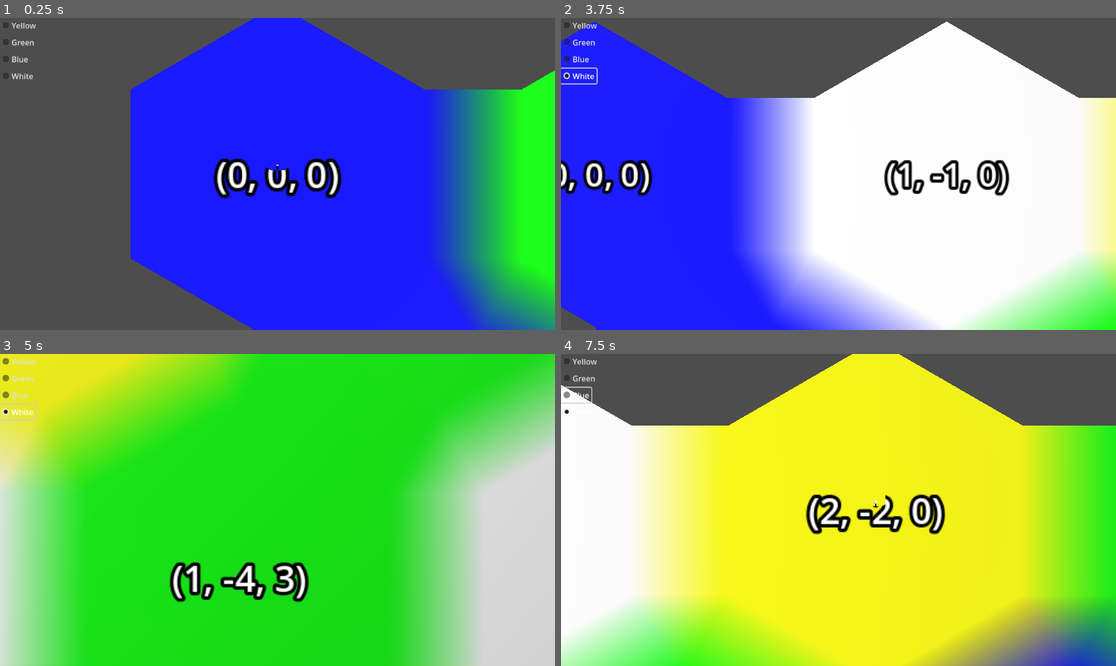
Above: before the commit, frames 1-4 (two rows, left to right).
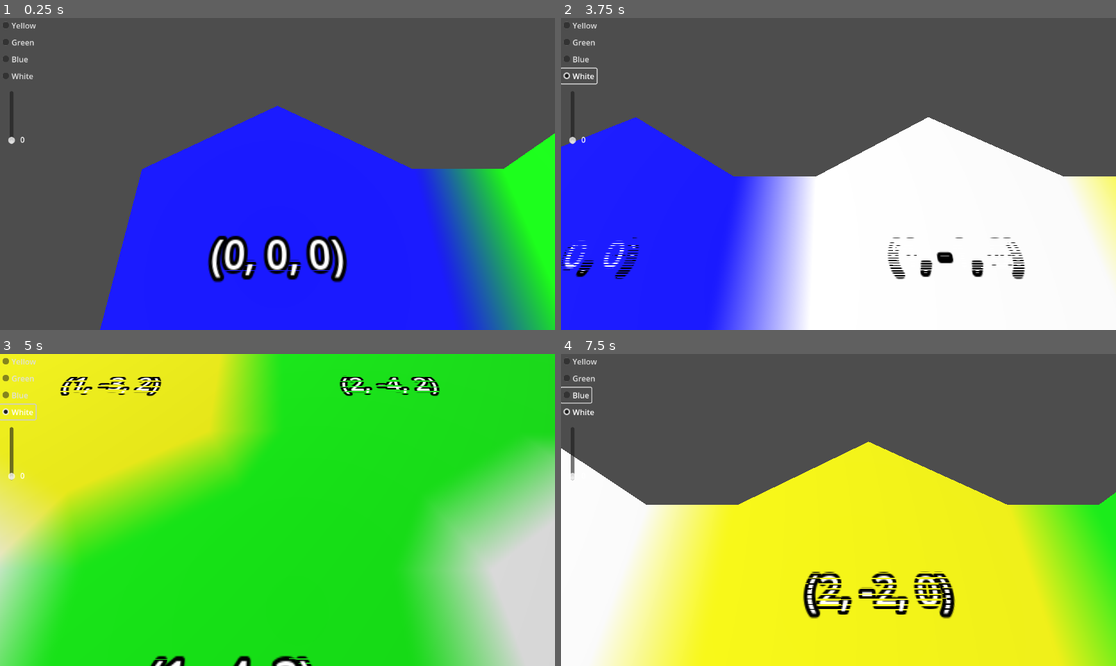
Above: after the commit, the same moments.

Repository: davepruitt/hex_map_godot
Game: Godot game, scene res://main.tscn
Same seed, same stepped clock (60 frames per second), same inputs: the game is played once before the commit and once after it.
Inputs (mouse positions are in pixels of both pictures, inside the frame that each line leads up to):
- Up to frame 1 (0.25 s): no input
- Up to frame 2 (3.75 s): click "Yellow" at 0.5 s; click "Green" at 1.25 s; click "Blue" at 2 s; click "White" at 2.75 s; tap Enter at 3.5 s; move the mouse to (960, 158) at 3.52 s; hold Right (ui_right) from 3.53 s (still down); tap Z at 3.6 s; click (960, 158) at 3.67 s
- Up to frame 3 (5 s): move the mouse to (166, 525) at 4.27 s; release Right (ui_right) at 4.28 s; hold Down (ui_down) from 4.28 s (still down); tap X at 4.35 s
- Up to frame 4 (7.5 s): move the mouse to (894, 441) at 5.02 s; release Down (ui_down) at 5.03 s; hold Right (ui_right) 5.03-5.78 s; tap Z at 5.1, 6.6 s; move the mouse to (810, 572) at 5.77 s; hold Up (ui_up) 5.78-6.53 s; tap X at 5.85, 7.35 s; click (810, 572) at 5.92 s; move the mouse to (1005, 556) at 6.52 s; hold Left (ui_left) from 6.53 s (still down); move the mouse to (672, 463) at 7.27 s

The runs differ from the first frame. In frame 1, 33% of the frame differs, in the area x 1-100%, y 0-100%; in frame 2, 42%; in frame 3, 44%; in frame 4, 46%, in the area x 0-100%, y 0-100%.

Commit message:
Added the ability to change elevation of cells using a slider in the UI. Feature parity through section 1.3 of tutorial 3.

Diff:
--- a/hex_project_godot/hex_cell.gd
+++ b/hex_project_godot/hex_cell.gd
@@ -25,8 +25,21 @@
 ## This is an array of all neighbors of this hex cell
 var hex_neighbors: Array[HexCell] = [null, null, null, null, null, null]
 
+var elevation: int:
+	get:
+		return _elevation
+	set(value):
+		_elevation = value
+		var pos: Vector3 = self.position
+		pos.y = _elevation # * HexMetrics.ELEVATION_STEP
+		self.position = pos
+
+#endregion
+
+#region Private data members
+
 ## This is the elevation of the hex cell
-var elevation: int = 0
+var _elevation: int = 0
 
 #endregion
 
--- a/hex_project_godot/main.gd
+++ b/hex_project_godot/main.gd
@@ -16,6 +16,7 @@
 var camera_speed: float = 0.1
 
 var active_color: Color = Color.WHITE
+var active_elevation: int = 0
 
 #endregion
 
@@ -23,6 +24,8 @@
 
 @onready var scene_camera := $Camera3D
 @onready var hex_grid := $HexGrid
+
+@onready var elevation_label := $CanvasLayer/ElevationLabel
 
 #endregion
 
@@ -82,12 +85,18 @@
 func _on_check_box_color_white_pressed() -> void:
 	active_color = color_4
 
+
+func _on_elevation_slider_value_changed(value: float) -> void:
+	active_elevation = int(value)
+	elevation_label.text = str(active_elevation)
+
 #endregion
 
 #region Private methods
 
 func _edit_cell (cell: HexCell):
 	cell.hex_color = active_color
+	cell.elevation = active_elevation
 	hex_grid.refresh()
 
 #endregion
--- a/hex_project_godot/main.tscn
+++ b/hex_project_godot/main.tscn
@@ -10,7 +10,7 @@
 script = ExtResource("1_ipy05")
 
 [node name="Camera3D" type="Camera3D" parent="."]
-transform = Transform3D(1, 0, 0, 0, -4.37114e-08, 1, 0, -1, -4.37114e-08, 0, 0.9, 0)
+transform = Transform3D(1, 0, 0, 0, 0.362275, 0.932071, 0, -0.932071, 0.362275, 0, 0.9, 0)
 
 [node name="OmniLight3D" type="OmniLight3D" parent="."]
 transform = Transform3D(1, 0, 0, 0, 1, 0, 0, 0, 1, 0, 10, 0)
@@ -45,7 +45,21 @@
 button_group = SubResource("ButtonGroup_jp0eq")
 text = "White"
 
+[node name="ElevationSlider" type="VSlider" parent="CanvasLayer"]
+offset_left = 10.0
+offset_top = 152.0
+offset_right = 38.0
+offset_bottom = 262.0
+
+[node name="ElevationLabel" type="Label" parent="CanvasLayer"]
+offset_left = 42.0
+offset_top = 241.0
+offset_right = 52.0
+offset_bottom = 264.0
+text = "0"
+
 [connection signal="pressed" from="CanvasLayer/HFlowContainer/CheckBox_ColorYellow" to="." method="_on_check_box_color_yellow_pressed"]
 [connection signal="pressed" from="CanvasLayer/HFlowContainer/CheckBox_ColorGreen" to="." method="_on_check_box_color_green_pressed"]
 [connection signal="pressed" from="CanvasLayer/HFlowContainer/CheckBox_ColorBlue" to="." method="_on_check_box_color_blue_pressed"]
 [connection signal="pressed" from="CanvasLayer/HFlowContainer/CheckBox_ColorWhite" to="." method="_on_check_box_color_white_pressed"]
+[connection signal="value_changed" from="CanvasLayer/ElevationSlider" to="." method="_on_elevation_slider_value_changed"]
